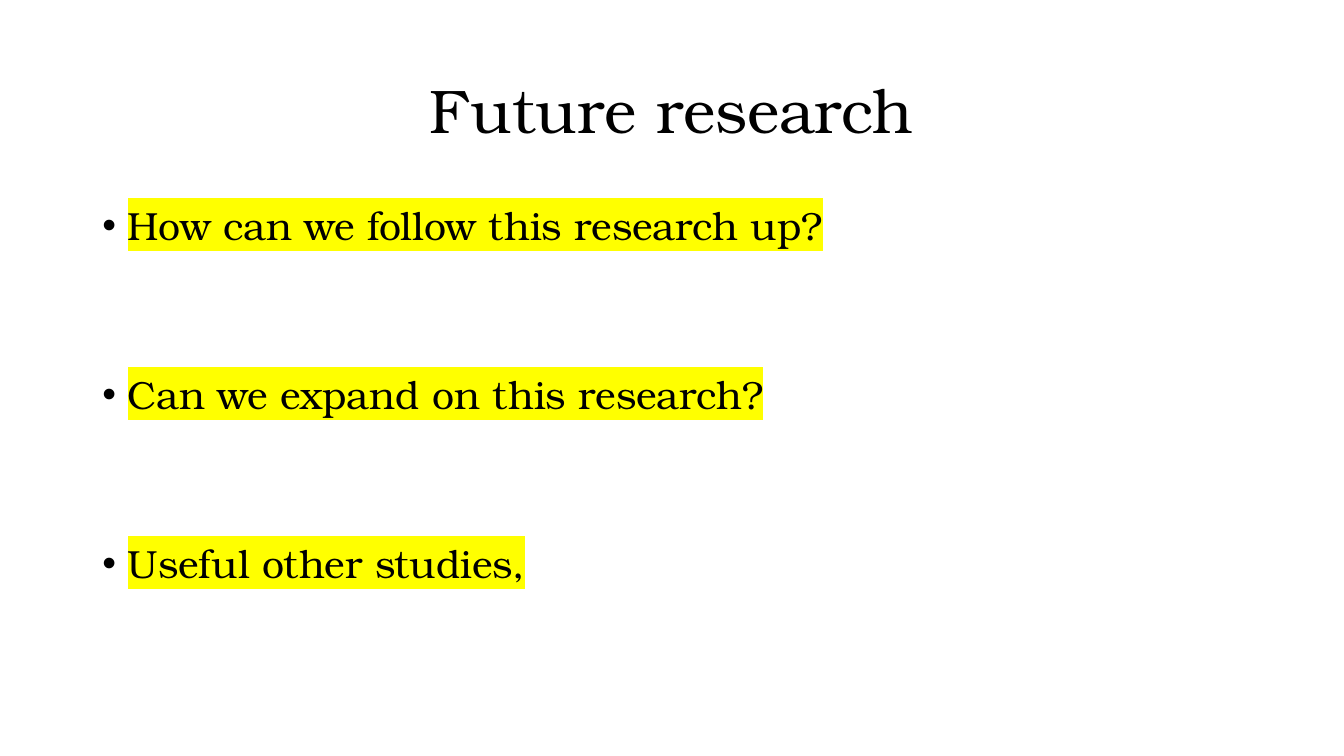
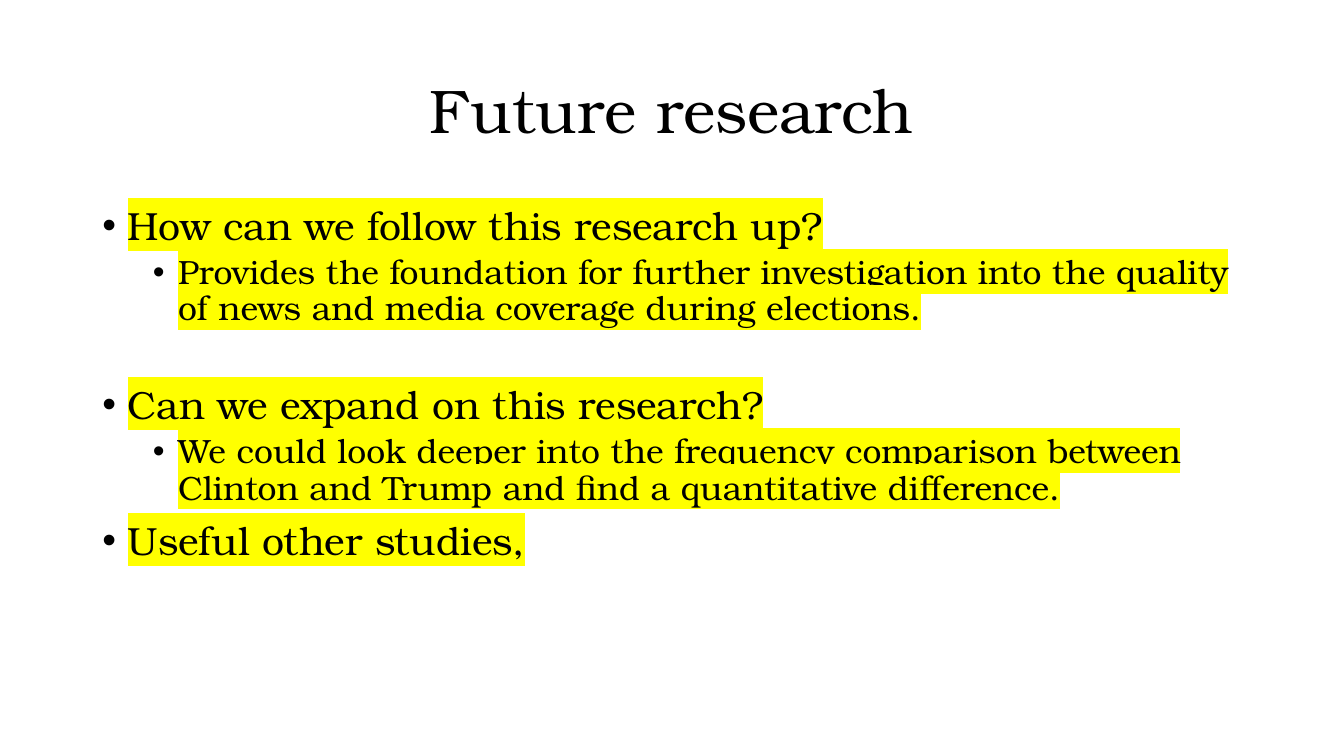
Before and after one commit to dnnocampo/PortfolioOtD, a slide deck: slide 14 of Powerpoint - Frequency Clinton and Trump.pptx (slide 11 before the commit). Drawn at 1344x756 pixels with LibreOffice and Linux fonts; fonts in the diff are those of the drawing. Boxes give left, top, right and bottom in pixels: in the first picture for what was removed or moved away, otherwise in the second. Text is boxed around its words. In the diff, an @@ line names an element or a change of style, - is before the commit and + after.

```diff
--- a/Powerpoint - Frequency Clinton and Trump.pptx
+++ b/Powerpoint - Frequency Clinton and Trump.pptx
@@ text at box(178, 259, 1228, 328): paragraph added @@
+  • Provides the foundation for further investigation into the quality of news and media coverage during elections.
@@ text at box(178, 432, 1181, 508): paragraph added @@
+  • We could look deeper into the frequency comparison between Clinton and Trump and find a quantitative difference.
```
Also in this commit, not shown: 3 other slides changed, 7 slides added, 4 slides removed.
